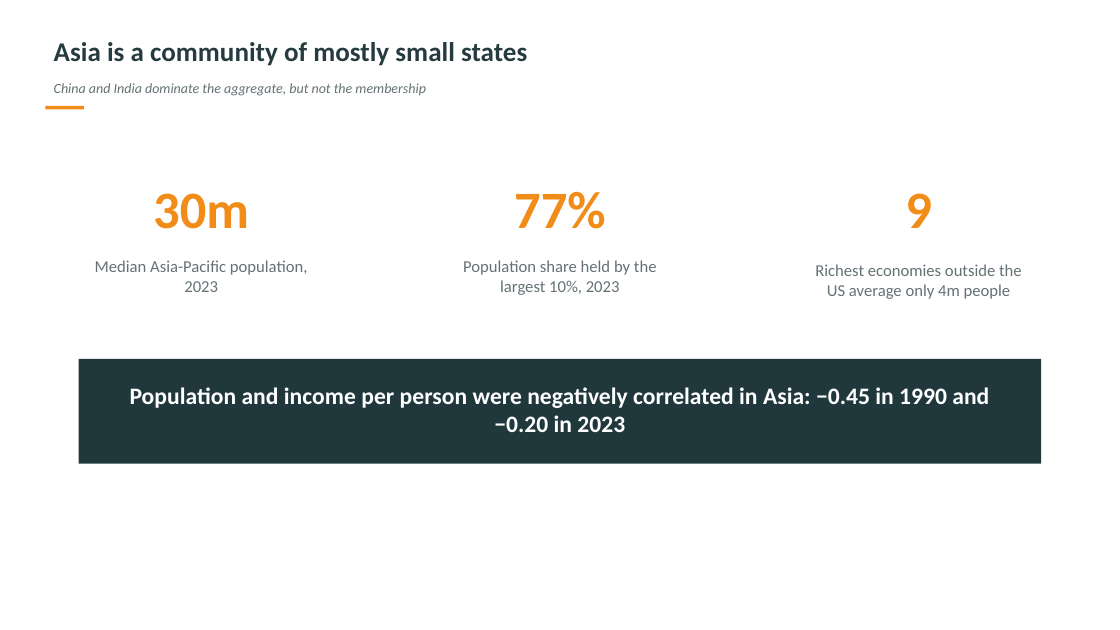
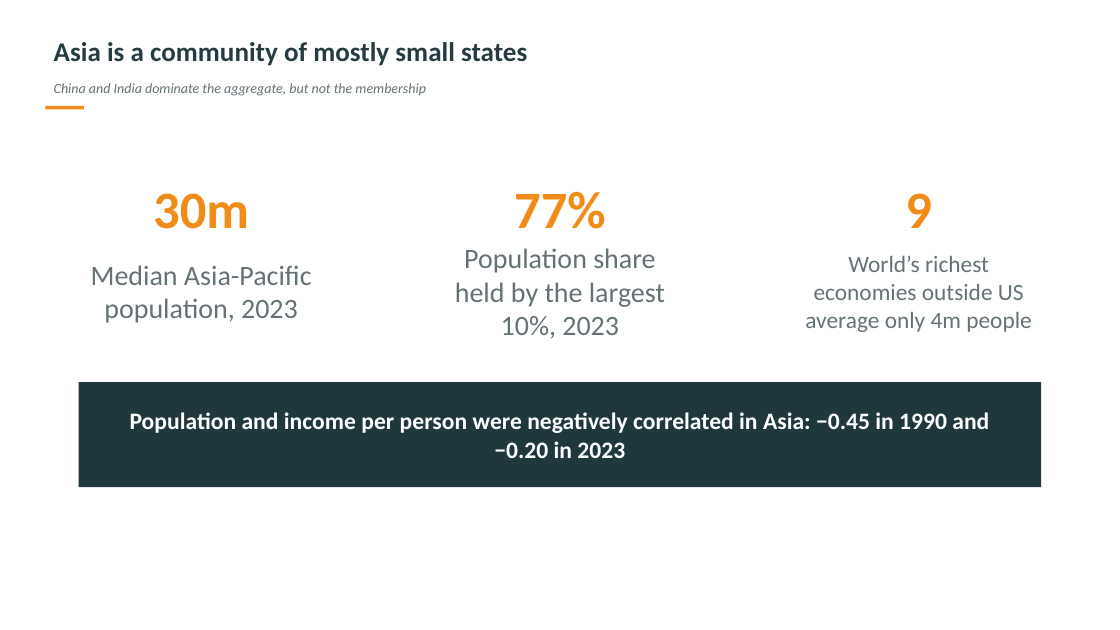
Before and after one commit to DannyQuah/DannyQuah.github.io, a slide deck: slide 6 of Storage/2026.09-Asia-in-a-Disrupted-World-Order-Danny.Quah-crafted-CP.pptx. Drawn at 1120x630 pixels with LibreOffice and Linux fonts; fonts in the diff are those of the drawing. Boxes give left, top, right and bottom in pixels: in the first picture for what was removed or moved away, otherwise in the second. Text is boxed around its words. In the diff, an @@ line names an element or a change of style, - is before the commit and + after.

```diff
--- a/Storage/2026.09-Asia-in-a-Disrupted-World-Order-Danny.Quah-crafted-CP.pptx
+++ b/Storage/2026.09-Asia-in-a-Disrupted-World-Order-Danny.Quah-crafted-CP.pptx
@@ text "Median Asia-Pacific population, 2023" at (91,265,312,323): size 14.2 to 24 pt @@
@@ text "Population share held by the ..." at (455,248,665,339): size 14.2 to 24 pt @@
@@ text at (805,256,1031,332): text changed; size 14.2 to 20 pt @@
-Richest economies outside the US average only 4m people
+World’s richest economies outside US average only 4m people
@@ rectangle: place and size @@
-rectangle at (79,359,1042,464)
+rectangle at (79,382,1042,487)
@@ text "Population and income per person ...": place and size @@
-text "Population and income per person ..." at (130,387,989,432)
+text "Population and income per person ..." at (130,412,989,458)
```
Also in this commit, not shown: 20 other slides changed.
